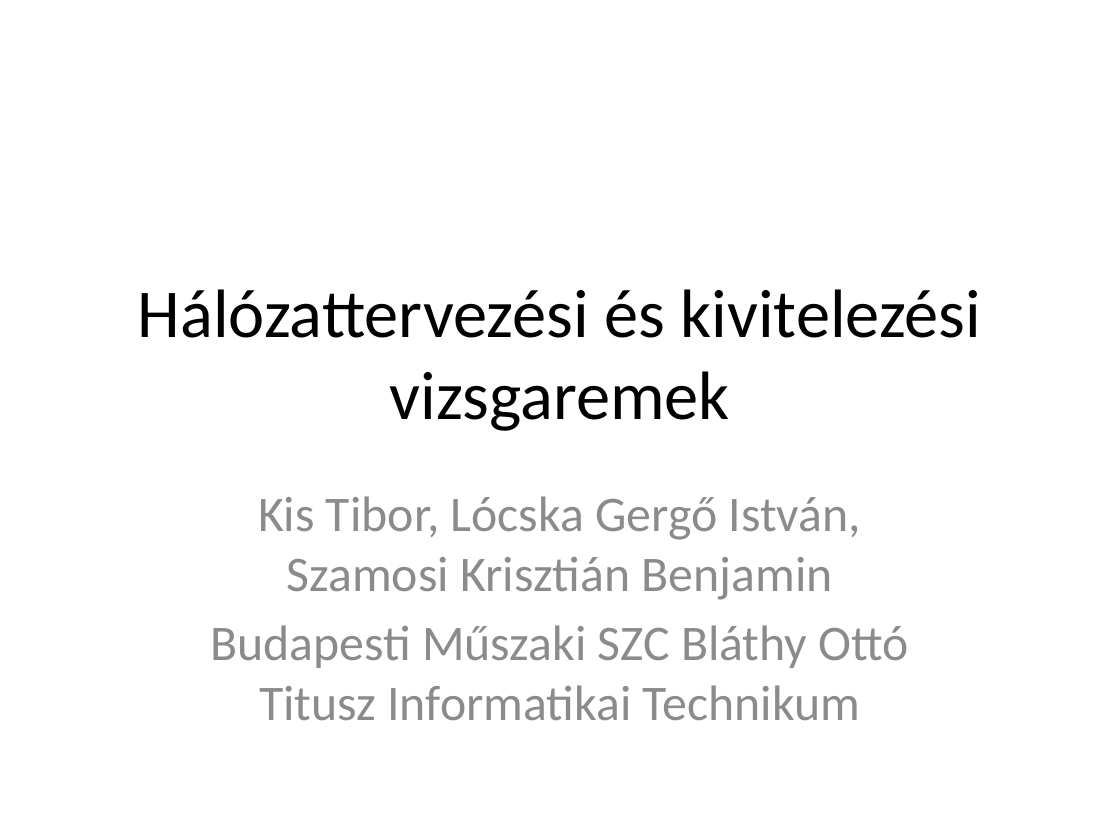
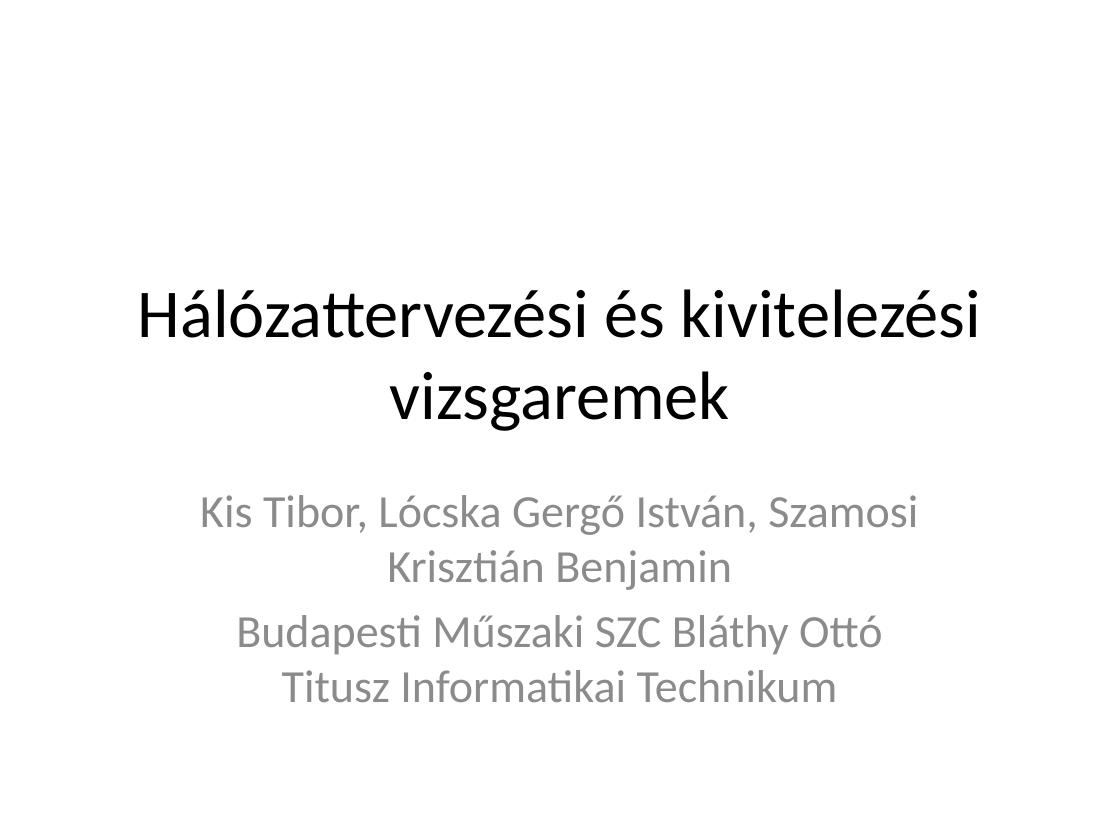
Before and after one commit to LocskaG/Uzemelteto_vizsgaremek_2024, a slide deck: slide 1 of BEMUTATÓ/Halozattervezesi_vizsgaremek_ppt.pptx. Drawn at 1120x840 pixels with LibreOffice and Linux fonts; fonts in the diff are those of the drawing. Boxes give left, top, right and bottom in pixels: in the first picture for what was removed or moved away, otherwise in the second. Text is boxed around its words. In the diff, an @@ line names an element or a change of style, - is before the commit and + after.

```diff
--- a/BEMUTATÓ/Halozattervezesi_vizsgaremek_ppt.pptx
+++ b/BEMUTATÓ/Halozattervezesi_vizsgaremek_ppt.pptx
@@ subtitle "Kis Tibor, Lócska Gergő István, ..." at (200, 495, 918, 702): size 32 to 29.6 pt @@
```
Also in this commit, not shown: 12 other slides changed, 2 slides added, 5 slides removed.
